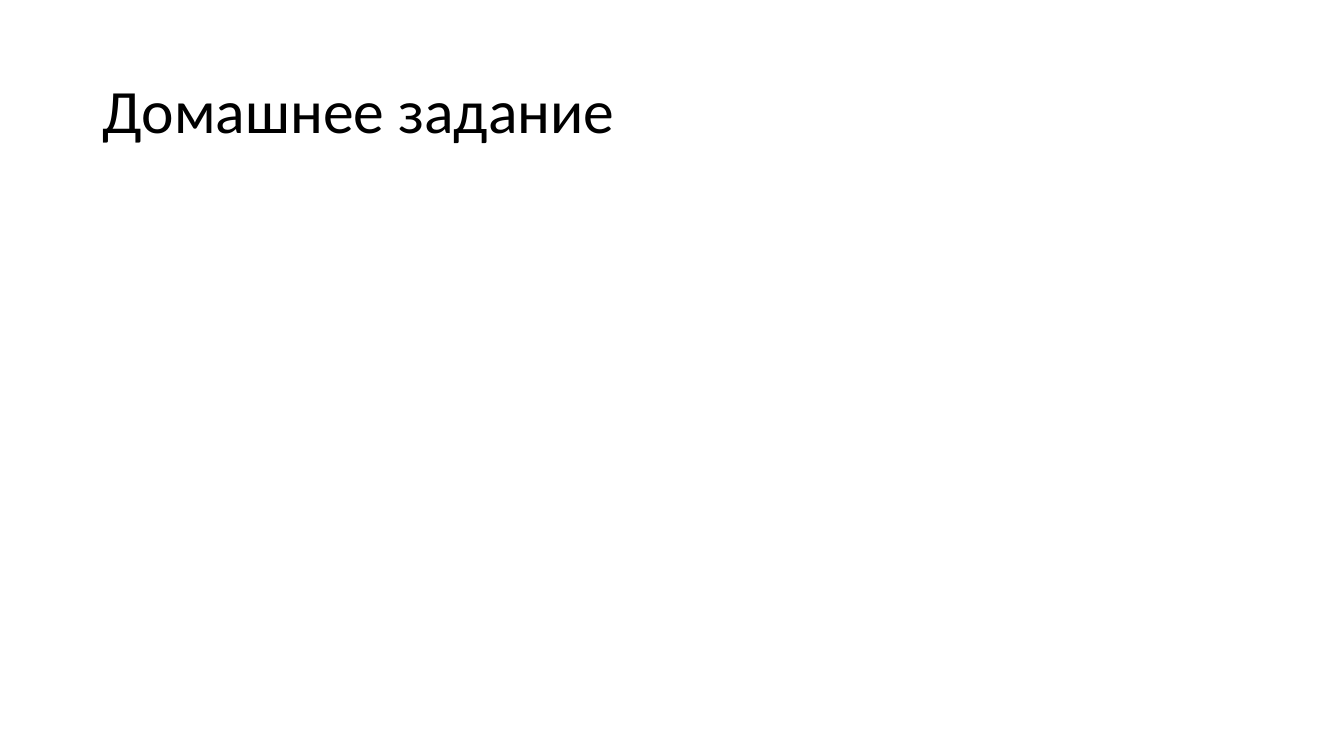
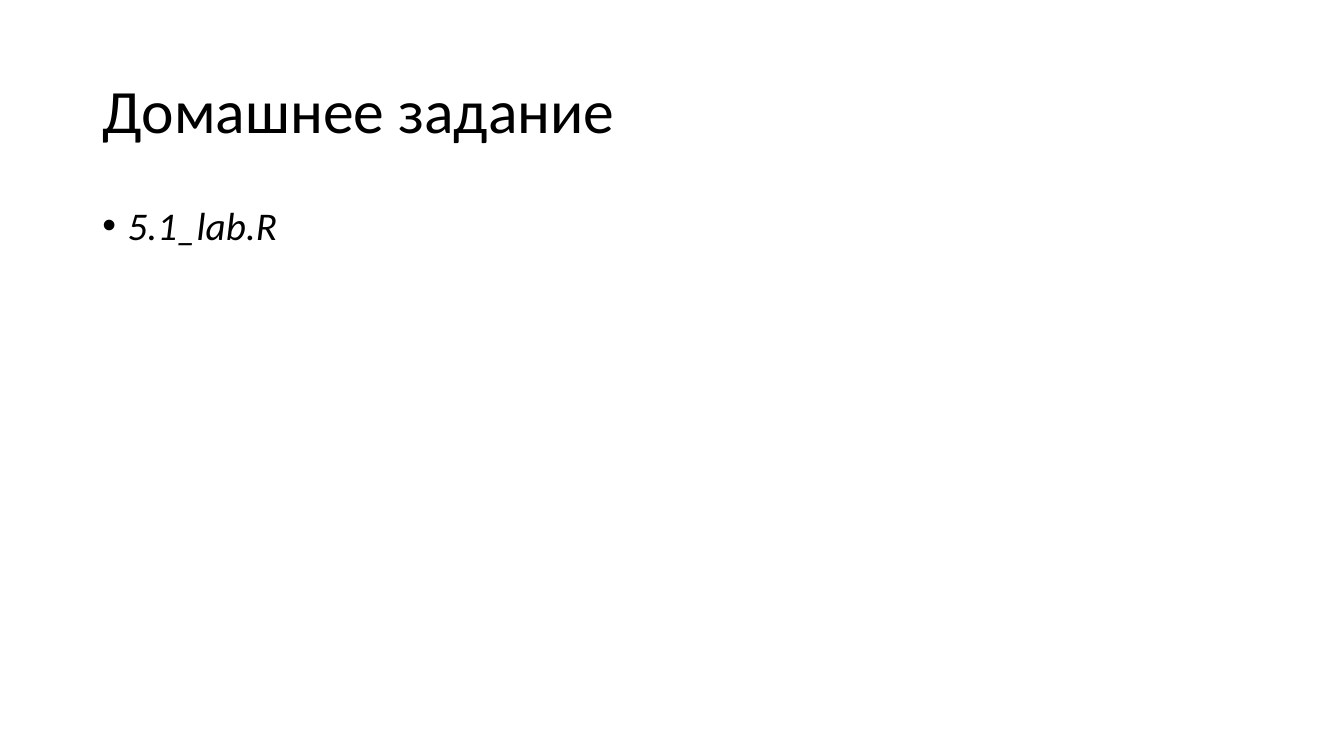
Before and after one commit to imhouston/MD-DA-2017, a slide deck: slide 20 of 5.1 Анализ данных. Многомерье. Начало.pptx (slide 32 before the commit). Drawn at 1344x756 pixels with LibreOffice and Linux fonts; fonts in the diff are those of the drawing. Boxes give left, top, right and bottom in pixels: in the first picture for what was removed or moved away, otherwise in the second. Text is boxed around its words. In the diff, an @@ line names an element or a change of style, - is before the commit and + after.

```diff
--- a/5.1 Анализ данных. Многомерье. Начало.pptx
+++ b/5.1 Анализ данных. Многомерье. Начало.pptx
@@ text added at bbox=[128, 212, 277, 246], 28 pt, text #000000, italic @@
+• 5.1_lab.R
```
Also in this commit, not shown: 2 other slides changed, 6 slides added, 18 slides removed, 2 other files.
